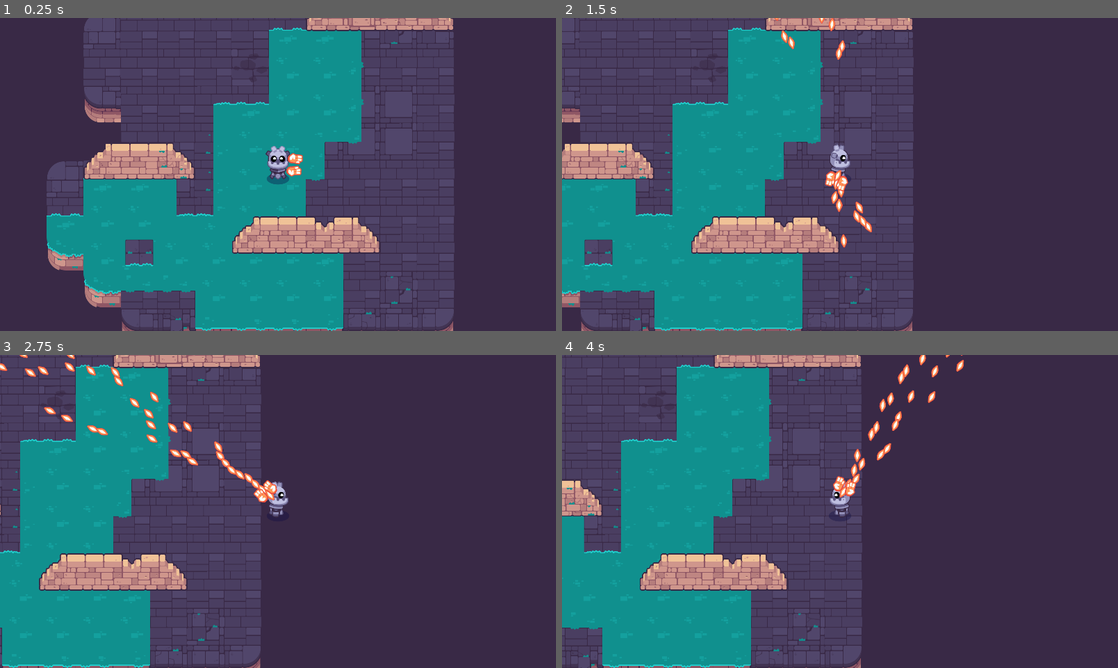
Above: before the commit, frames 1-4 (two rows, left to right).
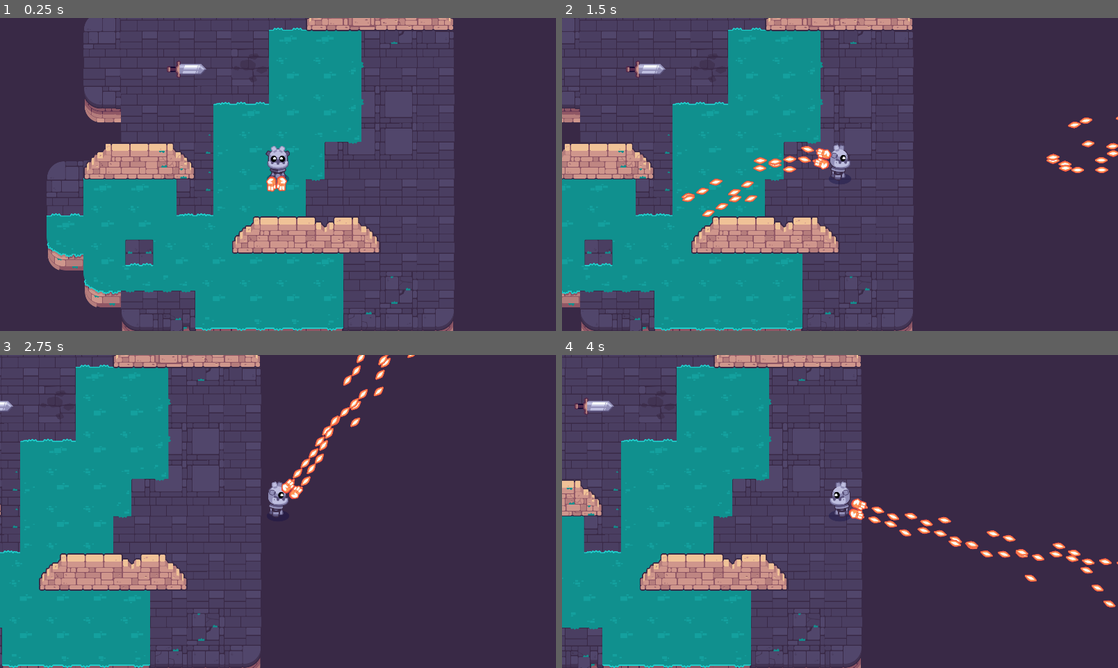
Above: after the commit, the same moments.

Repository: JordanTatum1/Path-of-Sorcerers
Game: Godot game, scene res://game.tscn
The game is run twice, just before and just after one commit, with the same random seed, the same clock (stepped at 60 frames per second) and the same inputs. The project has no main scene, so this scene is started directly.
Inputs (mouse positions are in pixels of both pictures, inside the frame that each line leads up to):
- Up to frame 1 (0.25 s): no input
- Up to frame 2 (1.5 s): tap Enter at 0.5 s; move the mouse to (962, 158) at 0.52 s; press the mouse at (962, 158) at 0.53 s; hold D (move_right) 0.53-1.25 s; tap Space at 0.77 s; release the mouse at (962, 158) at 1.25 s; drag from (728, 190) to (773, 27) at 1.27 s
- Up to frame 3 (2.75 s): move the mouse to (333, 442) at 2.02 s; press the mouse at (333, 442) at 2.03 s; hold D (move_right) from 2.03 s (still down)
- Up to frame 4 (4 s): release D (move_right) at 2.75 s; release the mouse at (895, 442) at 2.75 s; drag from (812, 574) to (595, 367) at 2.77 s; move the mouse to (1006, 558) at 3.52 s; press the mouse at (1006, 558) at 3.53 s; hold A (move_left) from 3.53 s (still down); tap Space at 3.77 s

The runs differ from the first frame. In frame 1, 0.5% of the frame differs, in the area x 30-55%, y 14-56%; in frame 2, 2.0%; in frame 3, 2.2%; in frame 4, 2.3%, in the area x 2-100%, y 0-81%.

Commit message:
mob and audio

Diff:
--- a/M10.twin_stick_workbook/bullet.gd
+++ b/M10.twin_stick_workbook/bullet.gd
@@ -5,7 +5,7 @@
 var max_range := 1000.0
 
 var _traveled_distance = 0.0
-
+var damage := 1
 
 
 func _physics_process(delta: float) -> void:
@@ -17,5 +17,7 @@
 		_destroy()
 
 
+
+
 func _destroy():
 	queue_free()
--- a/M10.twin_stick_workbook/bullet.tscn
+++ b/M10.twin_stick_workbook/bullet.tscn
@@ -14,3 +14,5 @@
 
 [node name="CollisionShape2D" type="CollisionShape2D" parent="."]
 shape = SubResource("CircleShape2D_rr7as")
+
+[connection signal="body_entered" from="." to="." method="_on_body_entered"]
--- a/M10.twin_stick_workbook/game.tscn
+++ b/M10.twin_stick_workbook/game.tscn
@@ -1,7 +1,9 @@
-[gd_scene load_steps=3 format=3 uid="uid://b85vmlid5gdxx"]
+[gd_scene load_steps=5 format=3 uid="uid://b85vmlid5gdxx"]
 
 [ext_resource type="PackedScene" uid="uid://cu2rb5dl4ljte" path="res://levels/rooms/room_a.tscn" id="1_hnrtu"]
 [ext_resource type="PackedScene" uid="uid://dlytn48bpnp5q" path="res://player.tscn" id="1_wpqrf"]
+[ext_resource type="PackedScene" uid="uid://tigj3v0vcbui" path="res://mob.tscn" id="3_loviv"]
+[ext_resource type="AudioStream" uid="uid://bhjiev7167wjr" path="res://mobs/Stick Shift Knob Skull Bad to the Bone.mp3" id="4_dosth"]
 
 [node name="Game" type="Node2D"]
 
@@ -9,3 +11,9 @@
 position = Vector2(-800, -686)
 
 [node name="Player" parent="." instance=ExtResource("1_wpqrf")]
+
+[node name="Mob" parent="." instance=ExtResource("3_loviv")]
+position = Vector2(-316, -363)
+
+[node name="AudioStreamPlayer2D" type="AudioStreamPlayer2D" parent="."]
+stream = ExtResource("4_dosth")
--- /dev/null
+++ b/M10.twin_stick_workbook/mob.gd
@@ -0,0 +1,48 @@
+class_name Mob extends CharacterBody2D
+
+@export var max_speed := 250.0
+@export var acceleration := 700.0
+@export var health := 100: set = set_health
+
+var _player: Player = null
+
+@onready var _detection_area: Area2D = %DetectionArea
+@onready var hitbox: Area2D = %Hitbox
+
+func _ready() -> void:
+	_detection_area.body_entered.connect(func (body: Node) -> void:
+		if body is Player:
+			_player = body
+	)
+	_detection_area.body_exited.connect(func (body: Node) -> void:
+		if body is Player:
+			_player = null
+	)
+	hitbox.body_entered.connect(func(body: Node) -> void:
+		if body is bullet:
+			health -= body.damage
+	)
+
+
+
+func set_health(new_health: int) -> void:
+	health = new_health
+	if health <= 0:
+		die()
+
+
+func die() -> void:
+	queue_free()
+
+
+func _physics_process(delta: float) -> void:
+	if _player == null:
+		velocity = velocity.move_toward(Vector2.ZERO, acceleration * delta)
+	else:
+		var direction := global_position.direction_to(_player.global_position)
+		var distance := global_position.distance_to(_player.global_position)
+		var speed := max_speed if distance > 120.0 else max_speed * distance / 120.0
+		var desired_velocity := direction * speed
+		velocity = velocity.move_toward(desired_velocity, acceleration * delta)
+
+	move_and_slide()
--- /dev/null
+++ b/M10.twin_stick_workbook/mob.tscn
@@ -0,0 +1,41 @@
+[gd_scene load_steps=6 format=3 uid="uid://tigj3v0vcbui"]
+
+[ext_resource type="Script" path="res://mob.gd" id="1_lhuol"]
+[ext_resource type="Texture2D" uid="uid://nohjoiah3jgr" path="res://mobs/sword_inactive.png" id="2_iaajv"]
+
+[sub_resource type="CircleShape2D" id="CircleShape2D_ma7b2"]
+radius = 325.983
+
+[sub_resource type="CapsuleShape2D" id="CapsuleShape2D_pemau"]
+radius = 24.9889
+height = 132.003
+
+[sub_resource type="CapsuleShape2D" id="CapsuleShape2D_imgcq"]
+radius = 25.0016
+height = 133.998
+
+[node name="Mob" type="CharacterBody2D"]
+motion_mode = 1
+script = ExtResource("1_lhuol")
+
+[node name="Sprite2D" type="Sprite2D" parent="."]
+texture = ExtResource("2_iaajv")
+
+[node name="DetectionArea" type="Area2D" parent="."]
+unique_name_in_owner = true
+
+[node name="CollisionShape2D" type="CollisionShape2D" parent="DetectionArea"]
+shape = SubResource("CircleShape2D_ma7b2")
+debug_color = Color(3.60981e-08, 0.473468, 0.146251, 0.42)
+
+[node name="CollisionShape2D" type="CollisionShape2D" parent="."]
+rotation = 1.57238
+shape = SubResource("CapsuleShape2D_pemau")
+
+[node name="Hitbox" type="Area2D" parent="."]
+unique_name_in_owner = true
+
+[node name="Damage" type="CollisionShape2D" parent="Hitbox"]
+rotation = 1.57158
+shape = SubResource("CapsuleShape2D_imgcq")
+debug_color = Color(0.921125, 0, 0.0969856, 0.419608)
--- a/M10.twin_stick_workbook/player.tscn
+++ b/M10.twin_stick_workbook/player.tscn
@@ -30,24 +30,35 @@
 
 [node name="RealWeaponPivot" type="Node2D" parent="."]
 position = Vector2(1, -32)
-rotation = 0.0349633
+rotation = 6.30433
 script = ExtResource("5_odbyw")
 
 [node name="WeaponAnchor" type="Marker2D" parent="RealWeaponPivot"]
 unique_name_in_owner = true
 position = Vector2(-1.32833, -37.9768)
-rotation = -1.59618
+rotation = 4.65127
 
 [node name="Weapon" type="Node2D" parent="RealWeaponPivot/WeaponAnchor"]
+position = Vector2(-28.954, 73.4265)
+rotation = 1.61023
 script = ExtResource("6_wotdv")
+random_angle = 0.10472
+max_bullet_speed = 3000.0
+
+[node name="Weapon2" type="Node2D" parent="RealWeaponPivot/WeaponAnchor"]
+position = Vector2(-65.8845, 70.9486)
+rotation = 1.61023
+script = ExtResource("6_wotdv")
+random_angle = 0.10472
+max_bullet_speed = 3000.0
 
 [node name="HandLeft" type="Sprite2D" parent="RealWeaponPivot/WeaponAnchor"]
-position = Vector2(22.4669, -22.4536)
-rotation = 0.0431454
+position = Vector2(-28.5943, 64.4337)
+rotation = 1.61488
 texture = ExtResource("7_t206a")
 
 [node name="HandRight" type="Sprite2D" parent="RealWeaponPivot/WeaponAnchor"]
-position = Vector2(17.9675, 20.3103)
-rotation = -0.0131323
+position = Vector2(-63.6463, 65.0333)
+rotation = 1.62933
 scale = Vector2(1, -0.976677)
 texture = ExtResource("7_t206a")
Not shown, added: M10.twin_stick_workbook/mobs/Stick Shift Knob Skull Bad to the Bone.mp3.import
Not shown, added: M10.twin_stick_workbook/mobs/Stick Shift Knob Skull Bad to the Bone.mp3
